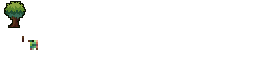
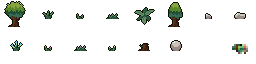
Layered file, before and after one edit (256px x 64px). Changes by layer:
removed layer "Layer" over [left=4, top=1, right=38, bottom=50]
added layer "Layer 1" above "shadow" over [left=4, top=1, right=248, bottom=54]
